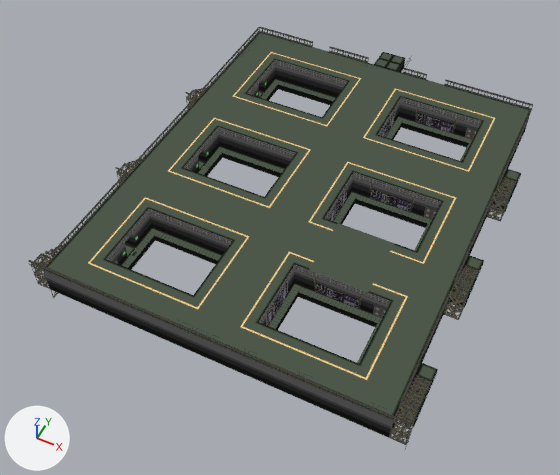
Renders of the Blender file Assets/ImportedAssets/StationAssets/StarLightExpress/Hangar/HangarModels/HangarEmptyE.blend from each side of a commit.
Camera for both pictures: a 50 mm lens placed at (13.8, -36.1, 37.9), pointed at (-2.8, -2.9, -3.6). Arrows for +X, +Y and +Z are at lower left; the lights stay in place.
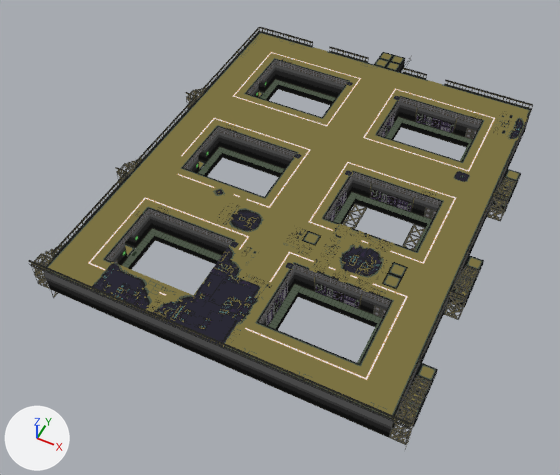
Diff of the bpy script that builds the scene:
```diff
--- a/Assets/ImportedAssets/StationAssets/StarLightExpress/Hangar/HangarModels/HangarEmptyE.blend.py
+++ b/Assets/ImportedAssets/StationAssets/StarLightExpress/Hangar/HangarModels/HangarEmptyE.blend.py
@@ img_hangacolor3red_png @@
+img_hangacolor3red_png = load_image('HangaColor3red.png', '../../SharedAssets/SharedATexture/HangaColor3red.png', 576, 344, 'sRGB')
@@ mat_hangacolor3red @@
+mat_hangacolor3red = bpy.data.materials.new('HangaColor3red')
+# uses the picture img_hangacolor3red_png
@@ me_cube_001 @@
 # used by ob_cube_001; location = (0.0, 14.59, 0.0); rotation_euler = (1.571, 0.0, 0.0), in degrees (90, 0, 0)
-me_cube_001.from_pydata(...)  # 6424 vertices, 4810 faces; spans x -14.5..11.0, y -3.0..0.5, z 0.0..29.5
+me_cube_001.from_pydata(...)  # 6485 vertices, 4842 faces; spans x -14.5..11.0, y -3.0..0.5, z 0.0..29.5
+# me_cube_001 part 1: a new loose piece of 27 vertices spanning x 5.5..6.5, y -2.5, z 13.0..17.0, in mat_hangarstructure_002
+# me_cube_001 part 2: a new loose piece of 27 vertices spanning x 1.0..2.0, y -2.5, z 13.0..17.0, in mat_hangarstructure_002
 me_cube_001.materials.append(mat_hangarstructure_002)
@@ me_cube_004 @@
 # used by ob_cube_004; location = (0.0, 14.59, 0.0); rotation_euler = (1.571, 0.0, 0.0), in degrees (90, 0, 0)
-me_cube_004.from_pydata(...)  # 2901 vertices, 2151 faces; spans x -14.6..11.0, y -2.0..1.0, z -2.0..29.6
+me_cube_004.from_pydata(...)  # 2918 vertices, 2228 faces; spans x -14.6..11.0, y -2.0..1.0, z -2.0..29.6
+# me_cube_004 part 3
+# 126 vertices are removed from x -14.5..11.0, y -2.0..1.0, z 0.0..29.6
+# 200 faces are deleted
+# 8 vertices in x 3.5..5.0, y 0.0, z 19.5..20.0 move by (0.0, -0.3, 0.0)
+# 9 vertices move from x 3.0..5.0, y 0.0, z 19.0..20.5 to x 3.2..4.8, y -0.3, z 18.7..20.8
+# 14 vertices are added at x -9.0..3.2, y -0.3..0.2, z 19.0..29.0
+# 34 new vertices lie (-0.5, 0.0, 0.0) away from vertices in x -9.5..9.0, y 0.0, z 1.5..29.5
+# 41 new vertices lie (0.0, 0.0, 0.5) away from vertices in x -10.0..9.5, y 0.0, z 3.5..29.0
+# 15 new vertices lie (0.5, 0.0, 0.0) away from vertices in x -9.5..9.5, y 0.0, z 1.5..29.5
+# 13 new vertices lie (-0.5, 0.0, 0.0) away from vertices in x -7.0..8.5, y 0.0, z 1.5..29.5
+# 9 new vertices lie (0.0, 0.0, -0.5) away from vertices in x -4.0..10.0, y 0.0, z 1.5..23.0
+# 6 new vertices lie (0.5, 0.0, 0.0) away from vertices in x -9.0..6.5, y 0.0, z 19.0..29.5
+# 6 new vertices lie (0.0, 0.0, 0.5) away from vertices in x -9.0..9.5, y -0.1..0.0, z 4.0..28.0
+# 6 new vertices lie (0.5, 0.0, 0.0) away from vertices in x -8.5..-1.0, y -0.2..0.2, z 19.0..29.5
+# 277 new faces join them
+# me_cube_004 part 4: 139 kept faces spanning x -11.5..9.5, y -0.3..0.0, z 1.5..29.5 get new texture (UV) coordinates
+# me_cube_004 part 5: 1950 faces spanning x -14.5..11.0, y -2.0..1.0, z -2.0..29.6 switch from mat_hangarstructure_001 to mat_hangacolor3red
```

What differs and where, as boxes [x1, y1, x2, y2] in the pictures (560 x 475 px; the box of a moved part takes in the faces that stretch with it):
part 1 of me_cube_001, added
    after: [402, 224, 425, 250]
part 2 of me_cube_001, added
    after: [342, 204, 367, 229]
part 3 of me_cube_004, moved or reshaped
    both: [26, 22, 535, 426]
part 4 of me_cube_004, surface changed
    both: [114, 58, 520, 331]
part 5 of me_cube_004, recoloured (grey to yellow)
    both: [30, 31, 531, 428]
